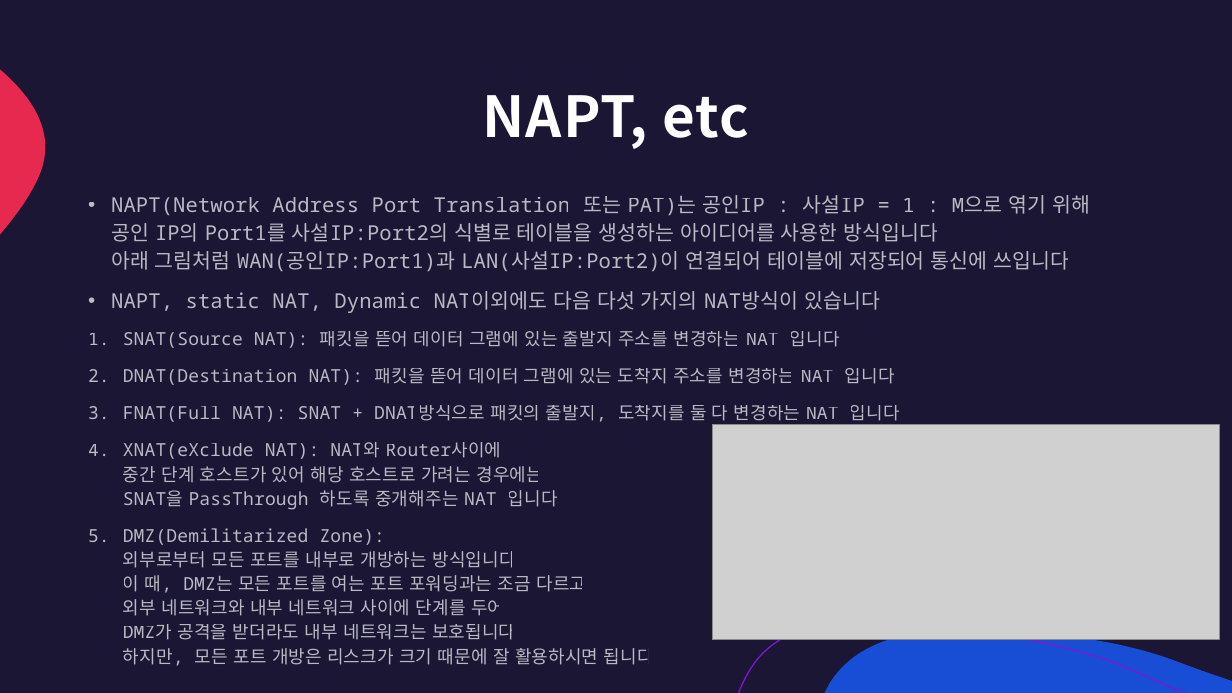
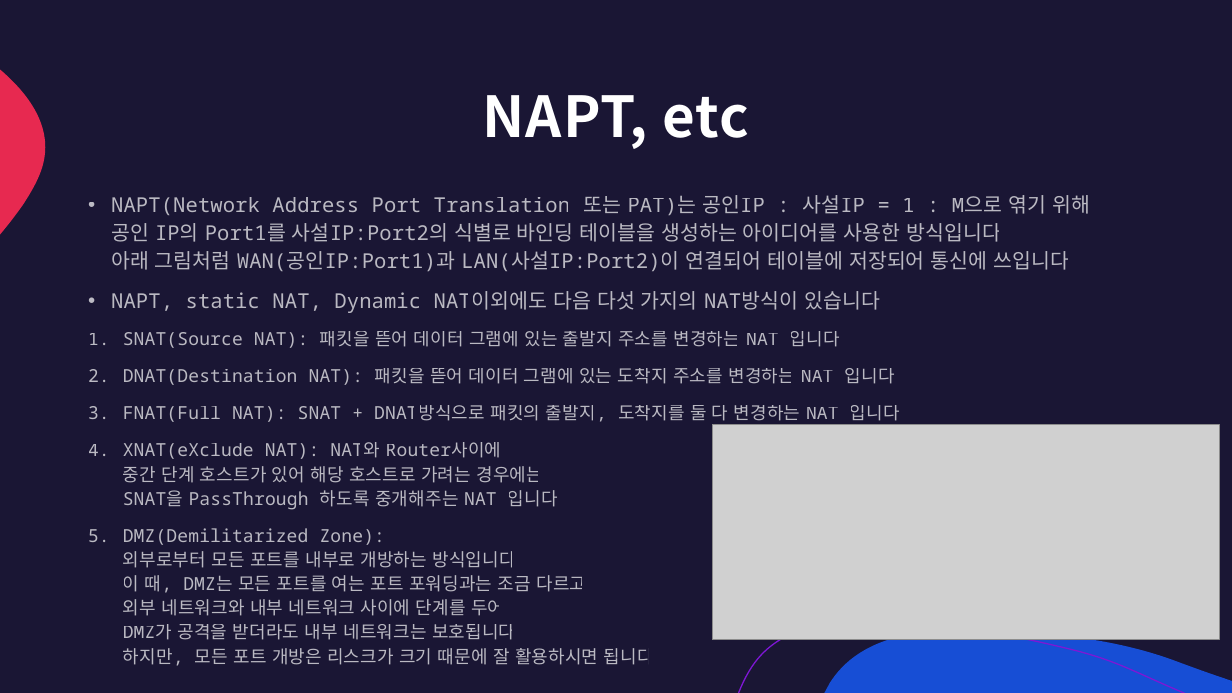
Before and after one commit to lumen4723/2024_network, a slide deck: slide 10 of 3.pptx. Drawn at 1232x693 pixels with LibreOffice and Linux fonts; fonts in the diff are those of the drawing; grey boxes stand for pictures. Boxes give left, top, right and bottom in pixels: in the first picture for what was removed or moved away, otherwise in the second. Text is boxed around its words. In the diff, an @@ line names an element or a change of style, - is before the commit and + after.

```diff
--- a/3.pptx
+++ b/3.pptx
@@ text at [111, 195, 1090, 271]: text changed @@
-• NAPT(Network Address Port Translation 또는 PAT)는 공인IP : 사설IP = 1 : M으로 엮기 위해
-  공인 IP의 Port1를 사설IP:Port2의 식별로 테이블을 생성하는 아이디어를 사용한 방식입니다
-  아래 그림처럼 WAN(공인IP:Port1)과 LAN(사설IP:Port2)이 연결되어 테이블에 저장되어 통신에 쓰입니다
+• NAPT(Network Address Port Translation 또는 PAT)는 공인IP : 사설IP = 1 : M으로 엮기 위해
+  공인 IP의 Port1를 사설IP:Port2의 식별로 바인딩 테이블을 생성하는 아이디어를 사용한 방식입니다
+  아래 그림처럼 WAN(공인IP:Port1)과 LAN(사설IP:Port2)이 연결되어 테이블에 저장되어 통신에 쓰입니다
```
Also in this commit, not shown: 10 other slides changed, 8 slides added, 10 slides removed, 1 other file.
